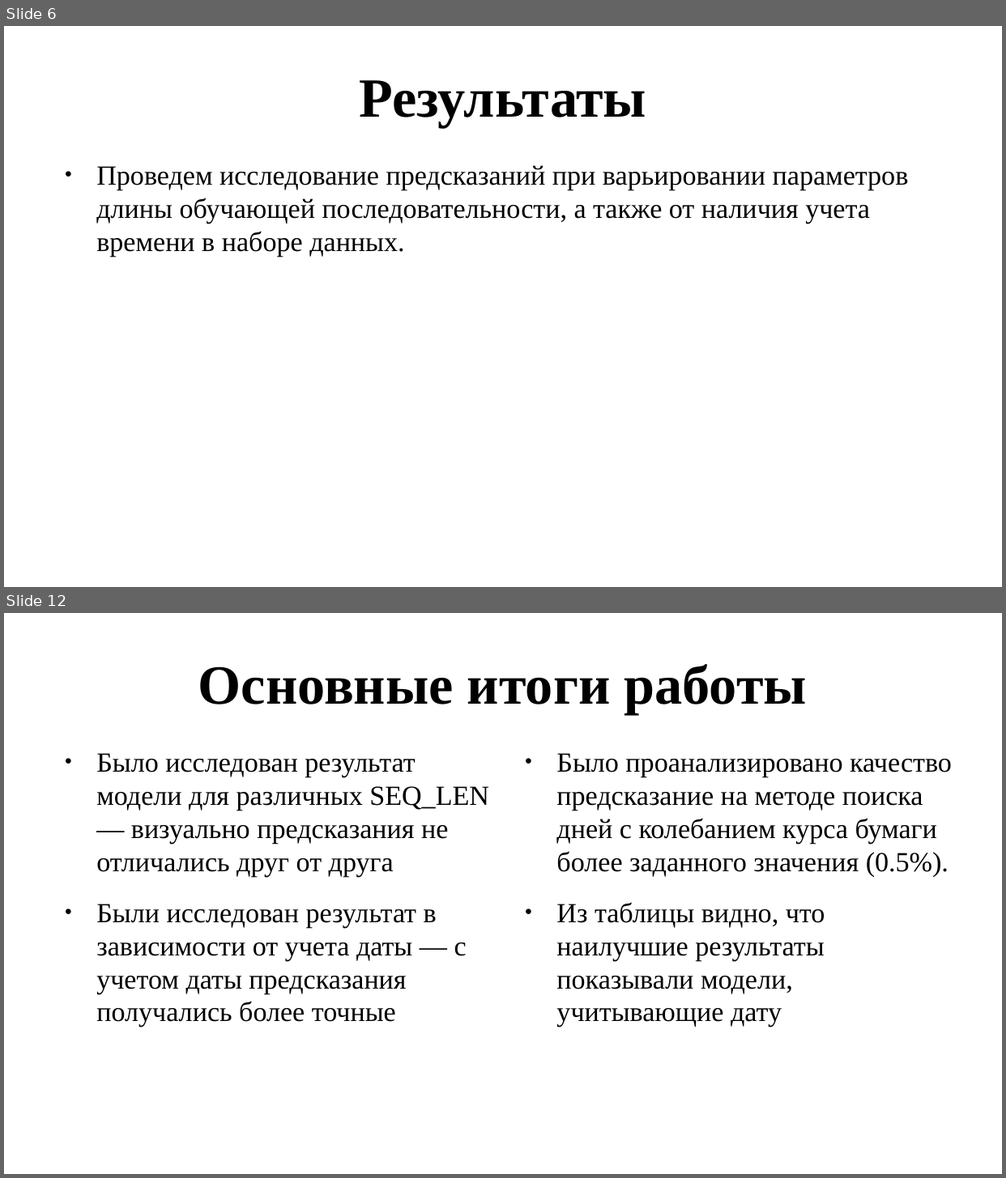
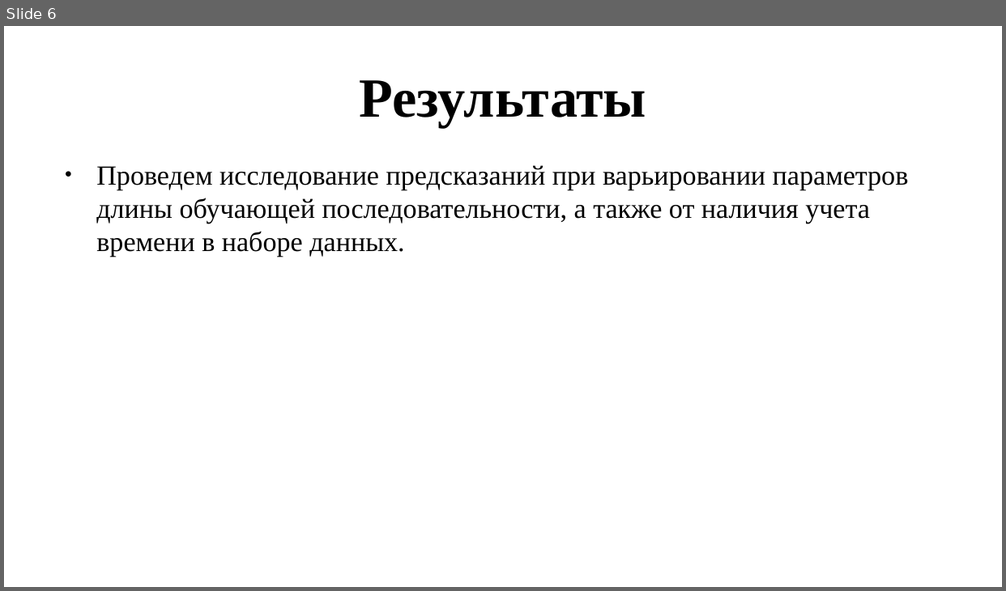
Before and after one commit to NOTfedos/neurorep, a slide deck: presa.pptx. Shown one above the other, each under a label of ours: slides 6 and 12 before the commit, slide 6 after it; the slides between them are not shown. The pictures are 1006x1178 and 1006x591 pixels, drawn with LibreOffice and Linux fonts; fonts in the diff are those of the drawing. Boxes give left, top, right and bottom in pixels: in the first picture for what was removed or moved away, otherwise in the second. Text is boxed around its words. In the diff, an @@ line names an element or a change of style, - is before the commit and + after.

```diff
--- a/presa.pptx
+++ b/presa.pptx
@@ slide 12 removed at [4, 613, 1002, 1174], background #FFFFFF @@
@@ text removed at [198, 664, 806, 715] @@
-Основные итоги работы
@@ text removed at [96, 753, 489, 1028] @@
-● Было исследован результат модели для различных SEQ_LEN — визуально предсказания не отличались друг от друга
-● Были исследован результат в зависимости от учета даты — с учетом даты предсказания получались более точные
@@ text removed at [556, 753, 952, 1028] @@
-● Было проанализировано качество предсказание на методе поиска дней с колебанием курса бумаги более заданного значения (0.5%).
-● Из таблицы видно, что наилучшие результаты показывали модели, учитывающие дату
```
Also in this commit, not shown: 5 slides changed, 1 slide added, 3 other files.
